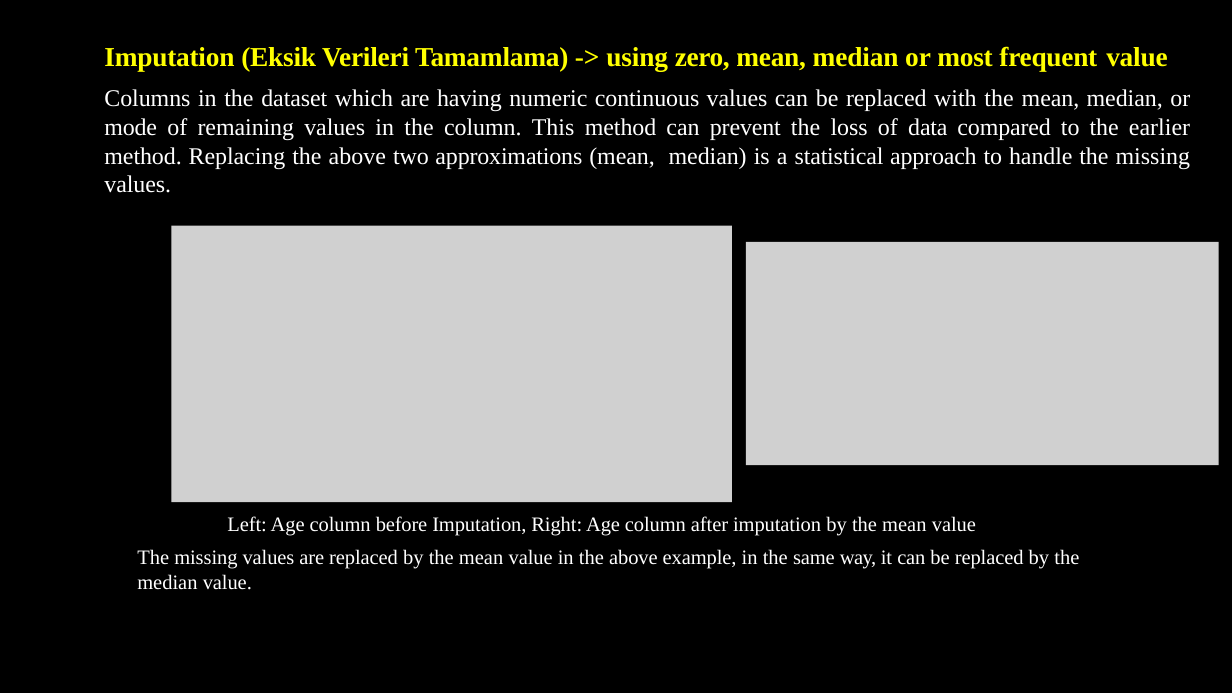
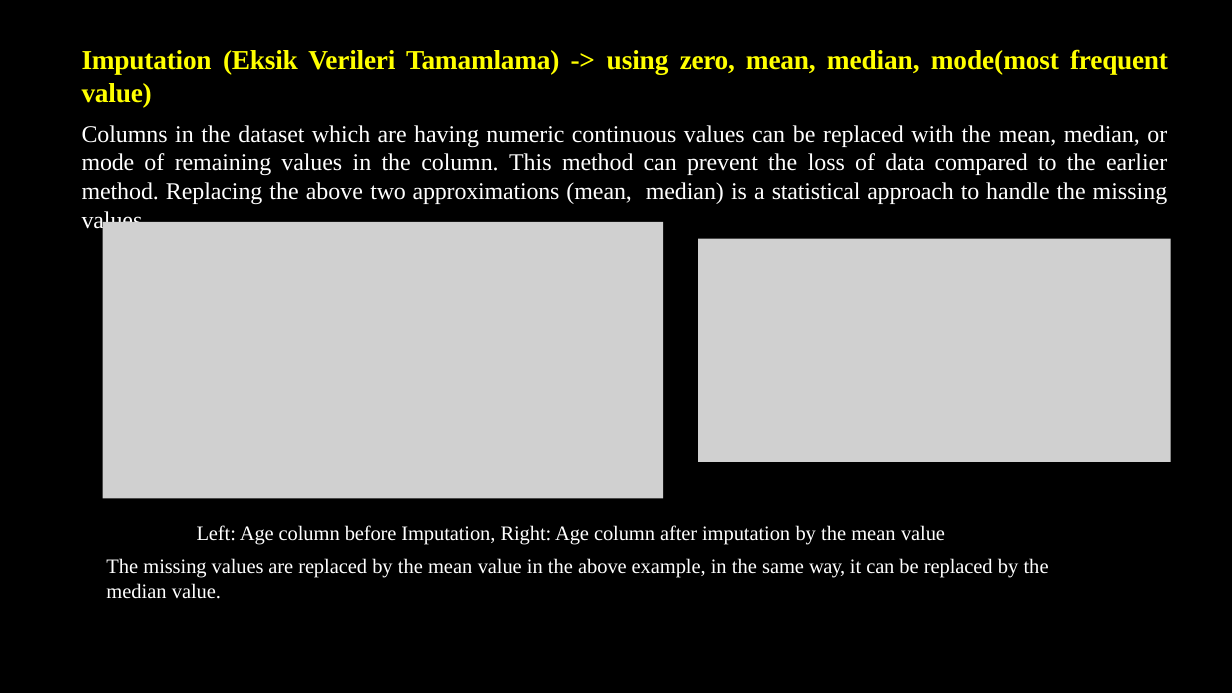
Before and after one commit to akaraci/Makine-Ogrenmesi, a slide deck: slide 17 of Sunular/MÖT-Hafta-2.pptx. Drawn at 1232x693 pixels with LibreOffice and Linux fonts; fonts in the diff are those of the drawing; grey boxes stand for pictures. Boxes give left, top, right and bottom in pixels: in the first picture for what was removed or moved away, otherwise in the second. Text is boxed around its words. In the diff, an @@ line names an element or a change of style, - is before the commit and + after.

```diff
--- a/Sunular/MÖT-Hafta-2.pptx
+++ b/Sunular/MÖT-Hafta-2.pptx
@@ title "Imputation (Eksik Verileri Tamamlama) -> ...": place and size @@
-title "Imputation (Eksik Verileri Tamamlama) -> ..." at [104,46,1191,193]
+title "Imputation (Eksik Verileri Tamamlama) -> ..." at [82,49,1168,234]
@@ title at [82,49,1168,107]: text changed @@
-Imputation (Eksik Verileri Tamamlama) -> using zero, mean, median or most frequent value
+Imputation (Eksik Verileri Tamamlama) -> using zero, mean, median, mode(most frequent value)
@@ picture: place and size @@
-picture at [171,225,732,501]
+picture at [102,222,663,498]
@@ picture: place and size @@
-picture at [745,241,1218,464]
+picture at [699,239,1172,462]
@@ text "Left: Age column before Imputation, ...": place and size @@
-text "Left: Age column before Imputation, ..." at [137,516,1079,590]
+text "Left: Age column before Imputation, ..." at [106,525,1049,599]
```
Also in this commit, not shown: 9 other slides changed, 9 slides added, 1 slide removed.
